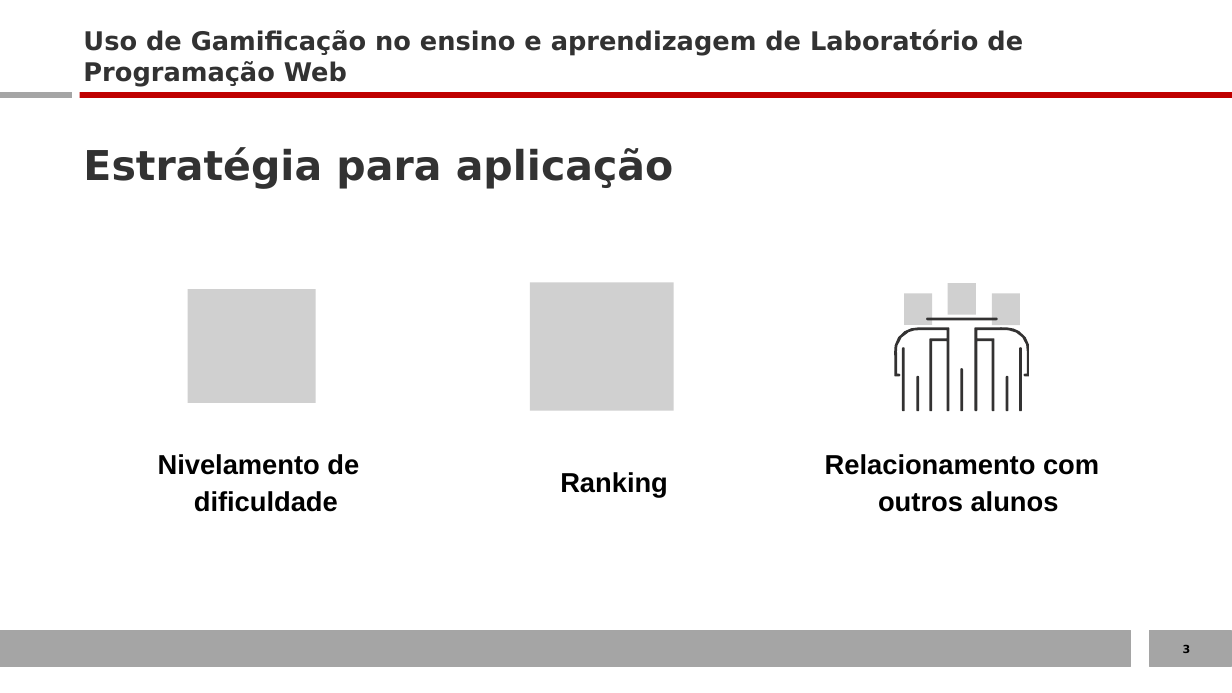
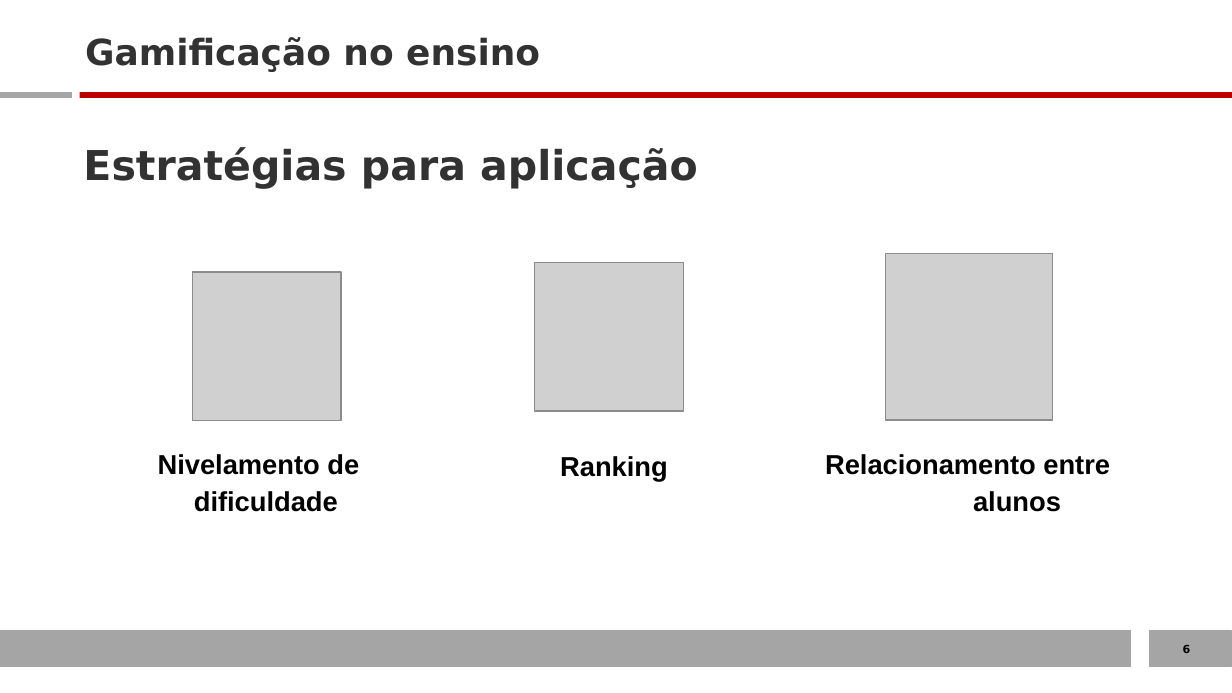
Before and after one commit to YuriPerro/Yuri_Lucas, a slide deck: slide 6 of docs/dcc061-apresentacao-artigo.pptx (slide 3 before the commit). Drawn at 1232x693 pixels with LibreOffice and Linux fonts; fonts in the diff are those of the drawing; grey boxes stand for pictures. Boxes give left, top, right and bottom in pixels: in the first picture for what was removed or moved away, otherwise in the second. Text is boxed around its words. In the diff, an @@ line names an element or a change of style, - is before the commit and + after.

```diff
--- a/docs/dcc061-apresentacao-artigo.pptx
+++ b/docs/dcc061-apresentacao-artigo.pptx
@@ title removed at (83,30,1023,87) @@
-Uso de Gamificação no ensino e aprendizagem de Laboratório de Programação Web
@@ title added at (85,37,540,72), 21 pt, text #323232, bold @@
+Gamificação no ensino
@@ text at (83,147,697,189): text changed @@
-Estratégia para aplicação
+Estratégias para aplicação
@@ picture: place and size @@
-picture at (530,282,674,410)
+picture at (535,262,684,411)
@@ picture added at (886,254,1052,420) @@
@@ picture: place and size @@
-picture at (187,290,315,403)
+picture at (192,272,341,421)
@@ picture removed at (904,293,933,325) @@
@@ picture removed at (947,283,976,315) @@
@@ picture removed at (992,293,1020,325) @@
@@ freeform shape removed at (894,328,950,411) @@
@@ freeform shape removed at (926,318,998,320) @@
@@ freeform shape removed at (975,328,1029,411) @@
@@ freeform shape removed at (902,347,904,411) @@
@@ freeform shape removed at (1019,347,1021,411) @@
@@ freeform shape removed at (917,376,919,411) @@
@@ freeform shape removed at (960,368,962,411) @@
@@ freeform shape removed at (1005,376,1008,411) @@
@@ text "Ranking": place and size @@
-text "Ranking" at (560,472,668,498)
+text "Ranking" at (560,456,668,482)
@@ text at (825,454,1110,512): text changed @@
-Relacionamento com outros alunos
+Relacionamento entre alunos
@@ page number at (1183,645,1191,653): text changed @@
-3
+6
```
Also in this commit, not shown: 7 other slides changed, 8 slides added, 5 slides removed, 1 other file.
